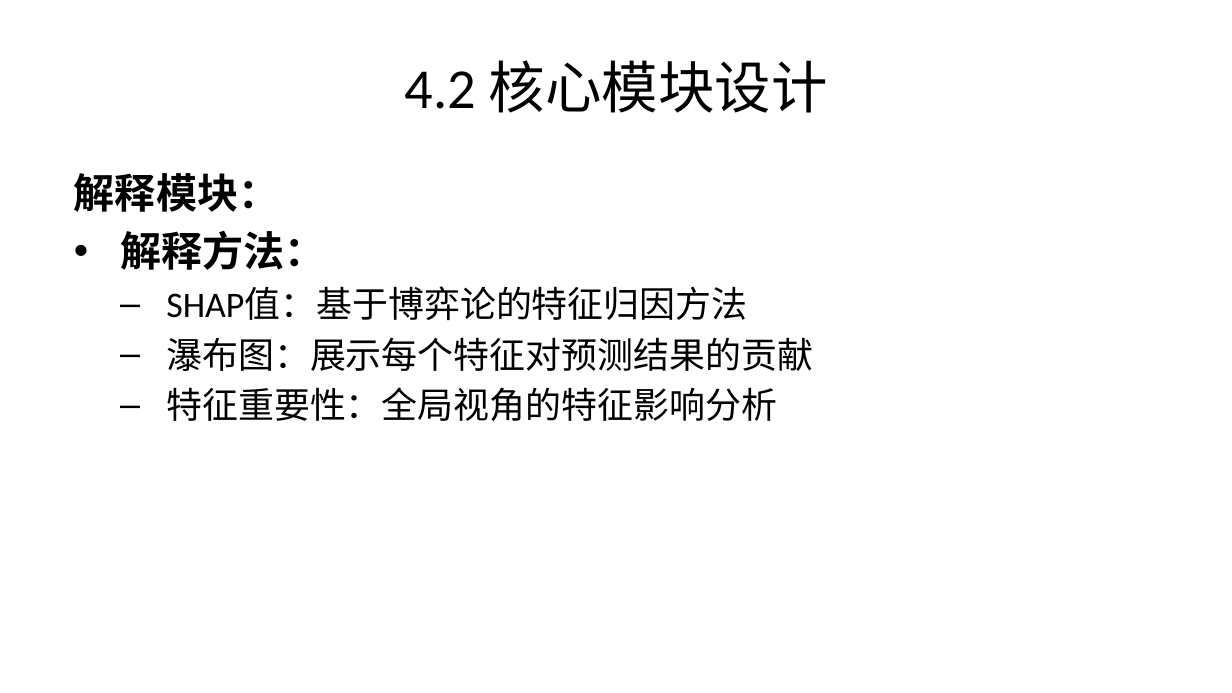
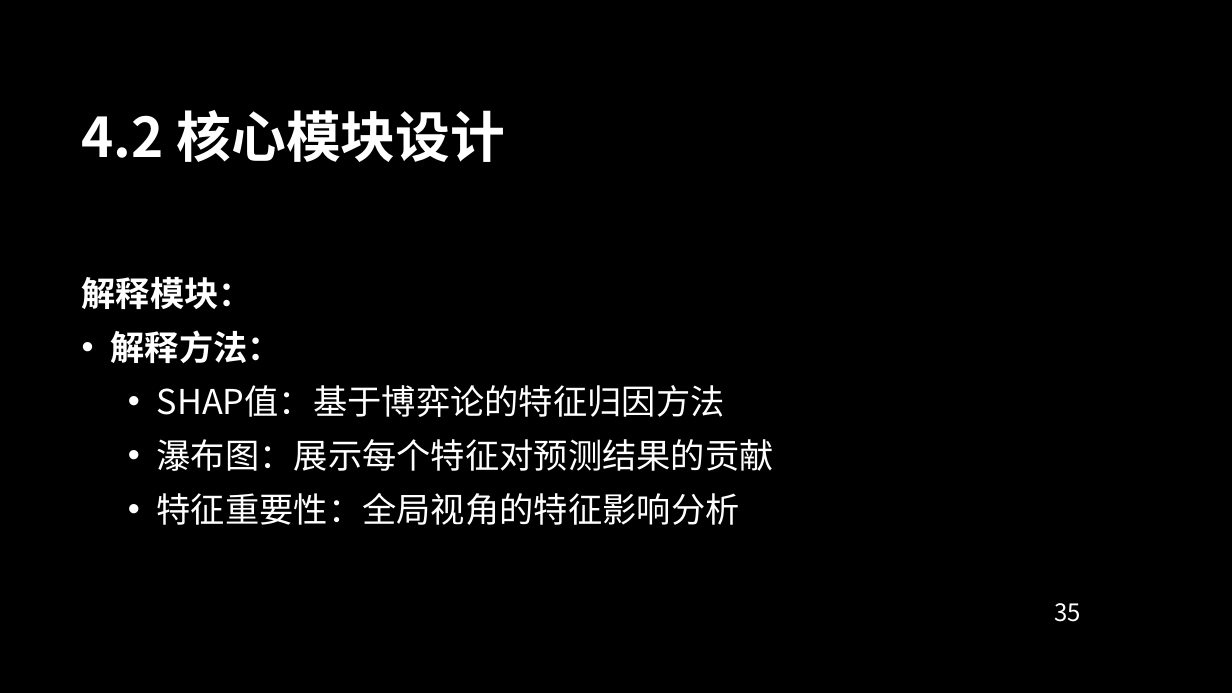
Before and after one commit to Kiriny1999/analysis-ic-model, a slide deck: slide 35 of shiny_app_documentation.pptx (slide 36 before the commit). Drawn at 1232x693 pixels with LibreOffice and Linux fonts; fonts in the diff are those of the drawing; background and template pictures are left out. Boxes give left, top, right and bottom in pixels: in the first picture for what was removed or moved away, otherwise in the second. Text is boxed around its words. In the diff, an @@ line names an element or a change of style, - is before the commit and + after.

```diff
--- a/shiny_app_documentation.pptx
+++ b/shiny_app_documentation.pptx
@@ background #FFFFFF to picture (left out) @@
@@ title "4.2 核心模块设计": place and size @@
-title "4.2 核心模块设计" at <box>404,60,828,113</box>
+title "4.2 核心模块设计" at <box>82,110,506,162</box>
@@ title "4.2 核心模块设计" at <box>82,110,506,162</box>: size 33 to 32 pt, font Calibri to Noto Sans CJK SC, text colour #000000 to #FFFFFF, bold on; alignment centre to left @@
@@ text "解释模块：": place and size @@
-text "解释模块：" at <box>74,173,813,421</box>
+text "解释模块：" at <box>82,277,774,525</box>
@@ text "解释模块：" at <box>82,277,774,525</box>: size 24 to 20 pt in "解释模块：", "解释方法："; font Calibri to Noto Sans CJK SC, text colour #000000 to #FFFFFF; size 21 to 20 pt in "SHAP值：基于博弈论的特征归因方法", "瀑布图：展示每个特征对预测结果的贡献", "特征重要性：全局视角的特征影响分析"; more space between paragraphs; indent changed; bullet – to •; vertical alignment top to middle @@
@@ page number added at <box>1054,603,1081,622</box>, 14 pt, text #FFFFFF @@
+35
```
Also in this commit, not shown: 49 other slides changed, 6 slides added, 3 slides removed, 2 other files.
